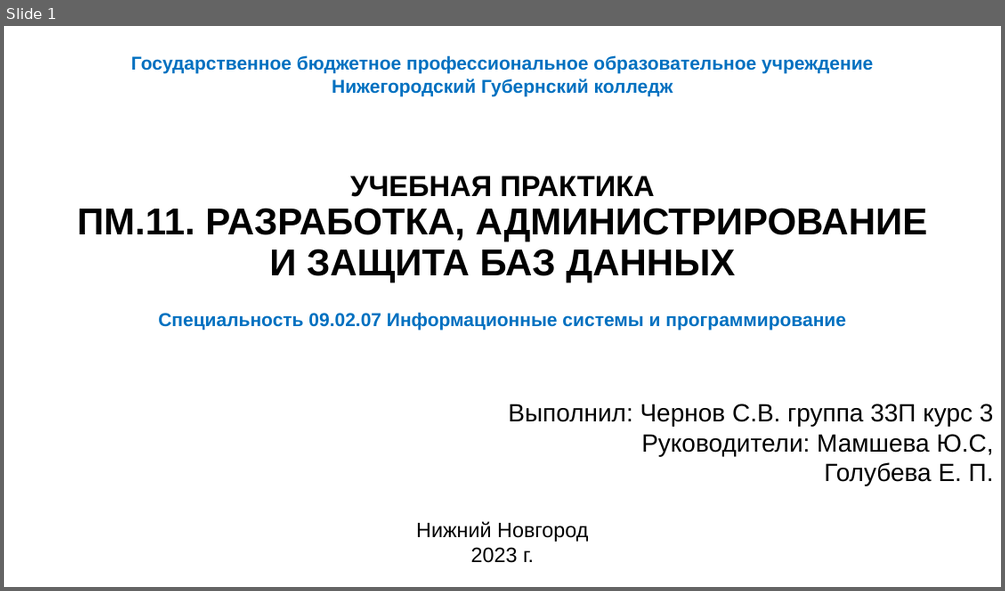
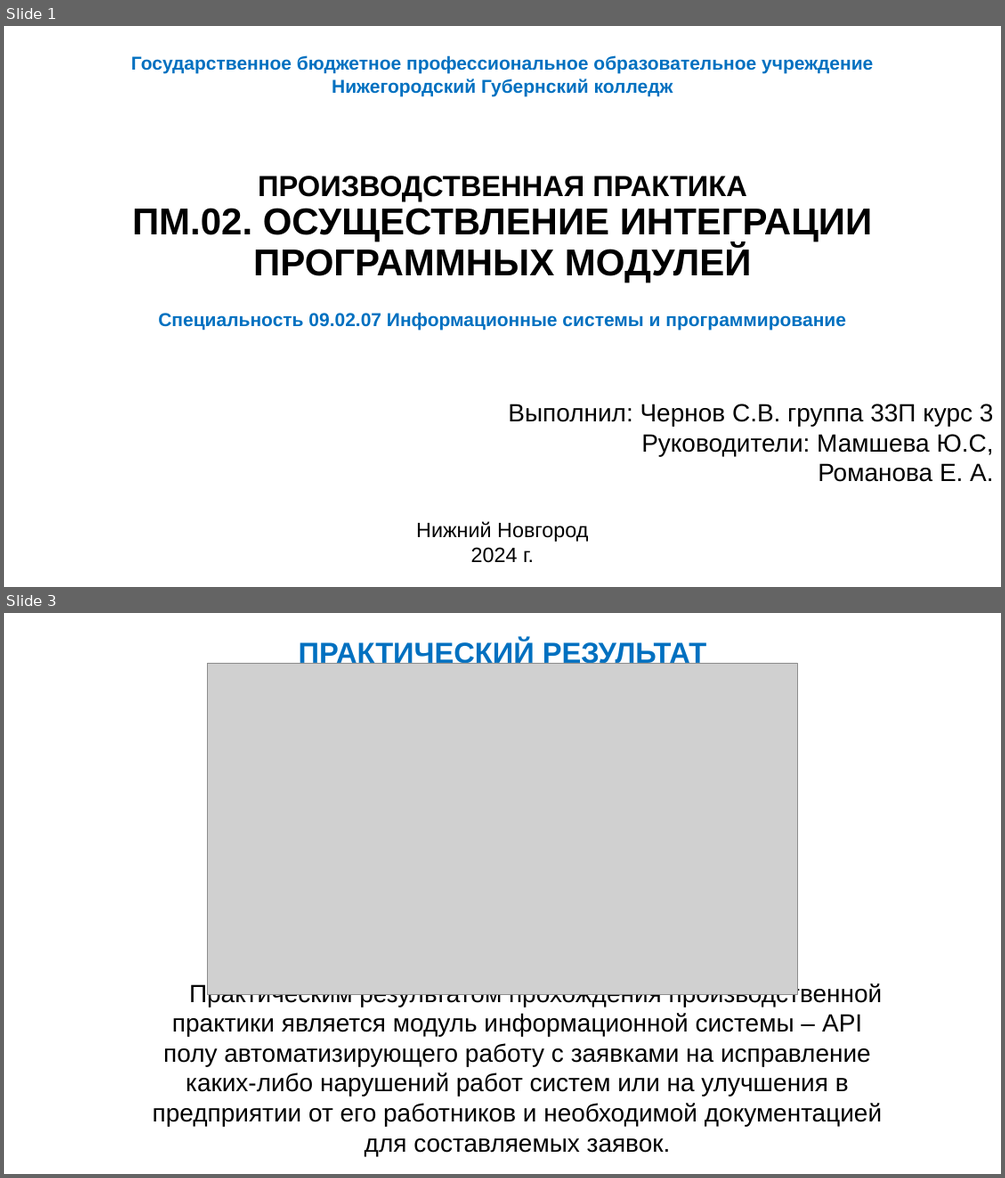
Before and after one commit to RangPinck/RequestHandler_API, a slide deck: reports/Презентация Microsoft PowerPoint.pptx. Shown one above the other, each under a label of ours: slide 1 before the commit, slides 1 and 3 after it; the slides between them are not shown. The pictures are 1005x591 and 1005x1178 pixels, drawn with LibreOffice and Linux fonts; fonts in the diff are those of the drawing; grey boxes stand for pictures. Boxes give left, top, right and bottom in pixels: in the first picture for what was removed or moved away, otherwise in the second. Text is boxed around its words. In the diff, an @@ line names an element or a change of style, - is before the commit and + after.

```diff
--- a/reports/Презентация Microsoft PowerPoint.pptx
+++ b/reports/Презентация Microsoft PowerPoint.pptx
@@ slide 3 added at <box>4,613,1001,1174</box>, background #FFFFFF @@
@@ picture added at <box>208,663,797,995</box> @@
@@ text added at <box>299,640,707,664</box>, 28 pt, text #0070C0, bold @@
+ПРАКТИЧЕСКИЙ РЕЗУЛЬТАТ
@@ text added at <box>153,982,882,1156</box>, 24 pt, text #000000 @@
+Практическим результатом прохождения производственной практики является модуль информационной системы – API полу автоматизирующего работу с заявками на исправление каких-либо нарушений работ систем или на улучшения в предприятии от его работников и необходимой документацией для составляемых заявок.
@@ slide 1 changed as well @@
@@ text at <box>132,176,872,282</box>: text changed @@
-УЧЕБНАЯ ПРАКТИКА
-ПМ.11. РАЗРАБОТКА, АДМИНИСТРИРОВАНИЕ И ЗАЩИТА БАЗ ДАННЫХ
+ПРОИЗВОДСТВЕННАЯ ПРАКТИКА
+ПМ.02. ОСУЩЕСТВЛЕНИЕ ИНТЕГРАЦИИ ПРОГРАММНЫХ МОДУЛЕЙ
@@ text at <box>817,463,993,482</box>: text changed @@
-Голубева Е. П.
+Романова Е. А.
@@ text at <box>471,547,534,563</box>: text changed @@
-2023 г.
+2024 г.
```
Also in this commit, not shown: 19 other slides added, 17 slides removed, 5 other files.
